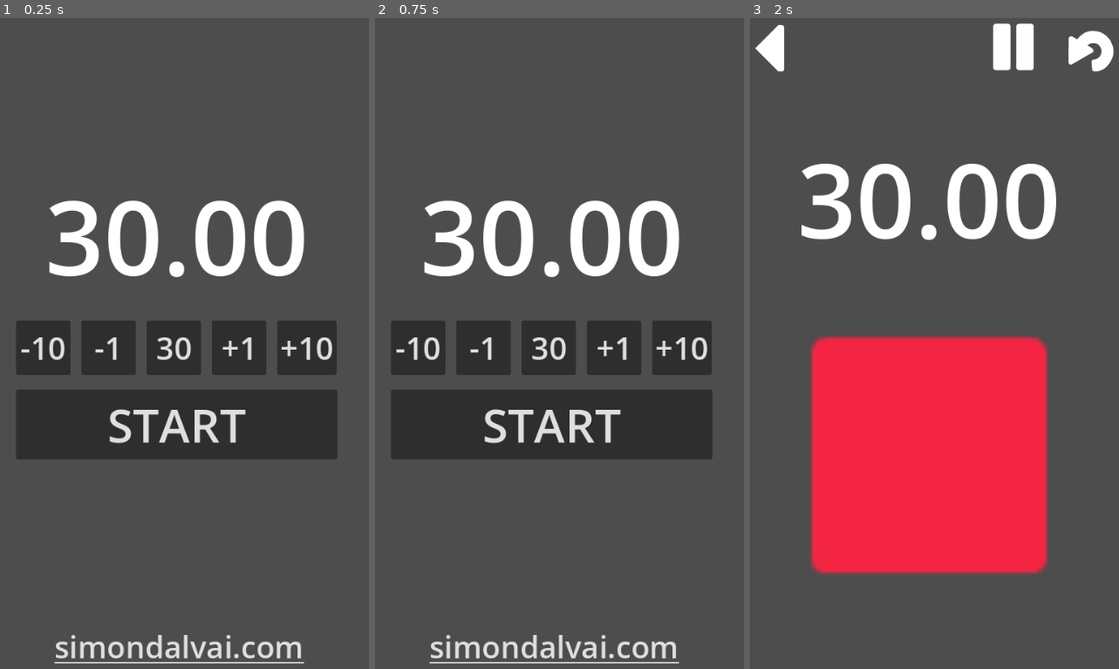
Above: before the commit, frames 1-3 (left to right).
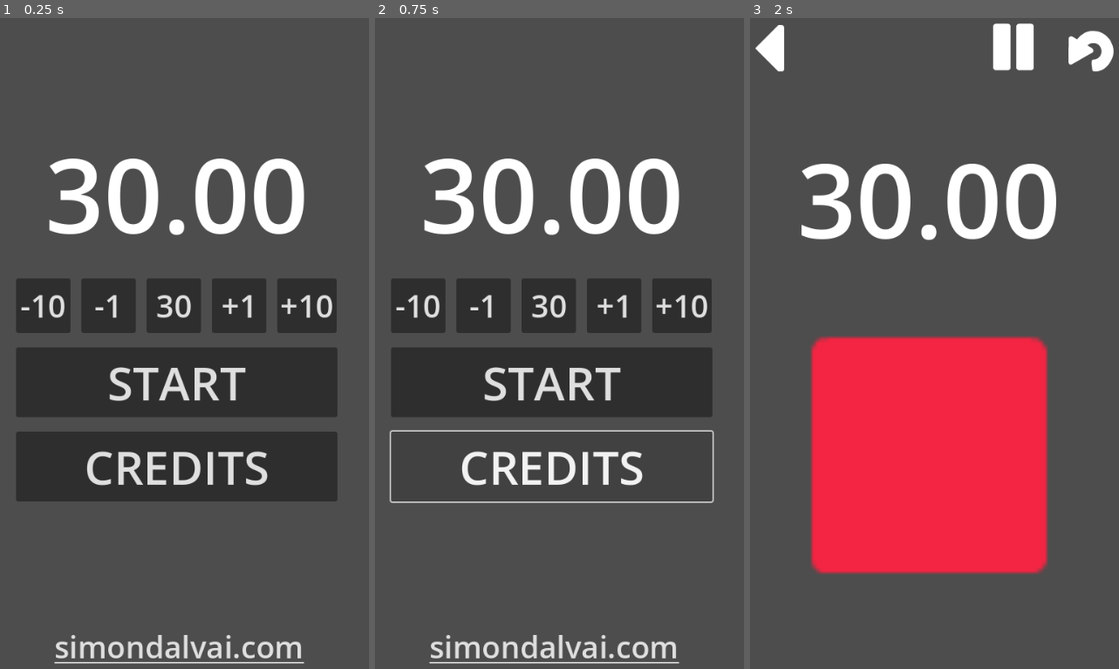
Above: after the commit, the same moments.

Repository: dulvui/condor
Game: Godot game, scene res://src/menu/Menu.tscn
Two runs of this game, one before a commit and one after it. Both use one fixed random seed, a clock stepped at 60 frames per second and the inputs below. Sound files missing from this copy of the repository are replaced by a short silence.
Inputs (mouse positions are in pixels of both pictures, inside the frame that each line leads up to):
- Up to frame 1 (0.25 s): no input
- Up to frame 2 (0.75 s): click (552, 467) at 0.5 s, where only the run after the commit has a clickable "CREDITS"
- Up to frame 3 (2 s): click "START" at 1.25 s

The runs differ from the first frame. In frame 1, 23% of the frame differs, in the area x 4-92%, y 21-75%; in frame 2, 19%; in frame 3, nothing differs.

Commit message:
add credits button

Diff:
--- a/app/src/menu/Menu.gd
+++ b/app/src/menu/Menu.gd
@@ -52,3 +52,7 @@
 	Config.active_time = DEFAULT_TIME
 	Config.save_all_data()
 	time_label.text = "%2.2f"%Config.active_time
+
+
+func _on_credits_pressed() -> void:
+	pass # Replace with function body.
--- a/app/src/menu/Menu.tscn
+++ b/app/src/menu/Menu.tscn
@@ -71,6 +71,11 @@
 theme_override_font_sizes/font_size = 64
 text = "START"
 
+[node name="Credits" type="Button" parent="VBoxContainer"]
+layout_mode = 2
+theme_override_font_sizes/font_size = 64
+text = "CREDITS"
+
 [node name="Homepage" type="LinkButton" parent="."]
 layout_mode = 1
 anchors_preset = -1
@@ -96,4 +101,5 @@
 [connection signal="pressed" from="VBoxContainer/TimeSettings/PlusSeconds" to="." method="_on_plus_seconds_pressed"]
 [connection signal="pressed" from="VBoxContainer/TimeSettings/PlusMinutes" to="." method="_on_plus_minutes_pressed"]
 [connection signal="pressed" from="VBoxContainer/Start" to="." method="_on_start_pressed"]
+[connection signal="pressed" from="VBoxContainer/Credits" to="." method="_on_credits_pressed"]
 [connection signal="pressed" from="Homepage" to="." method="_on_homepage_pressed"]
